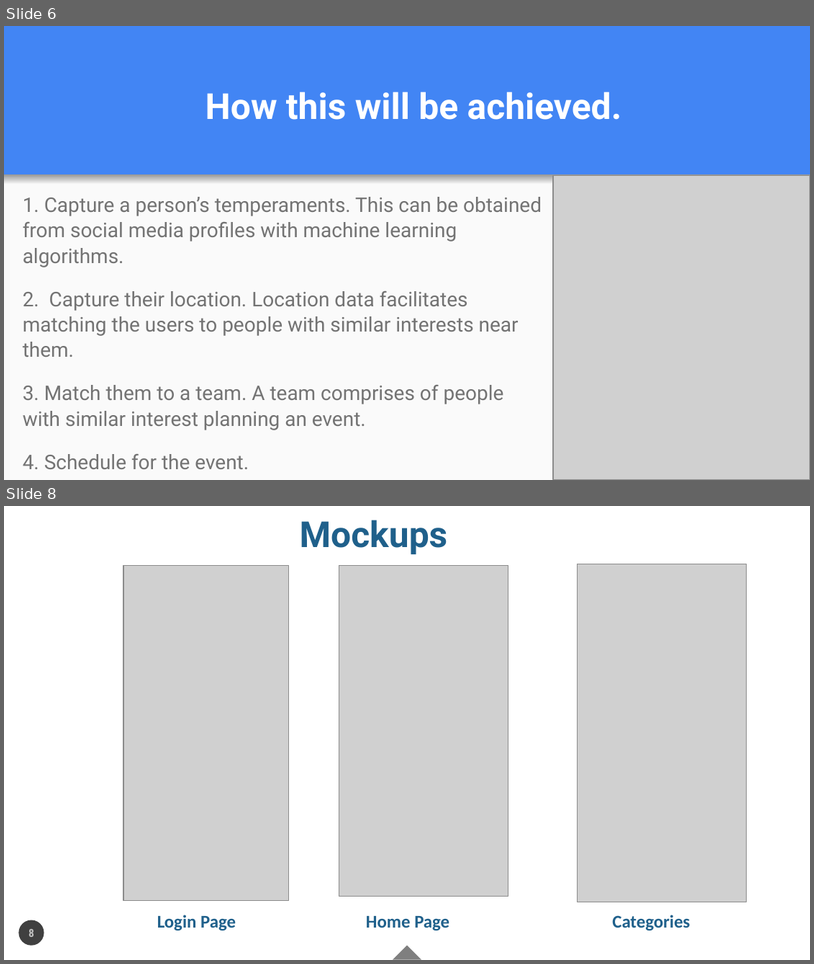
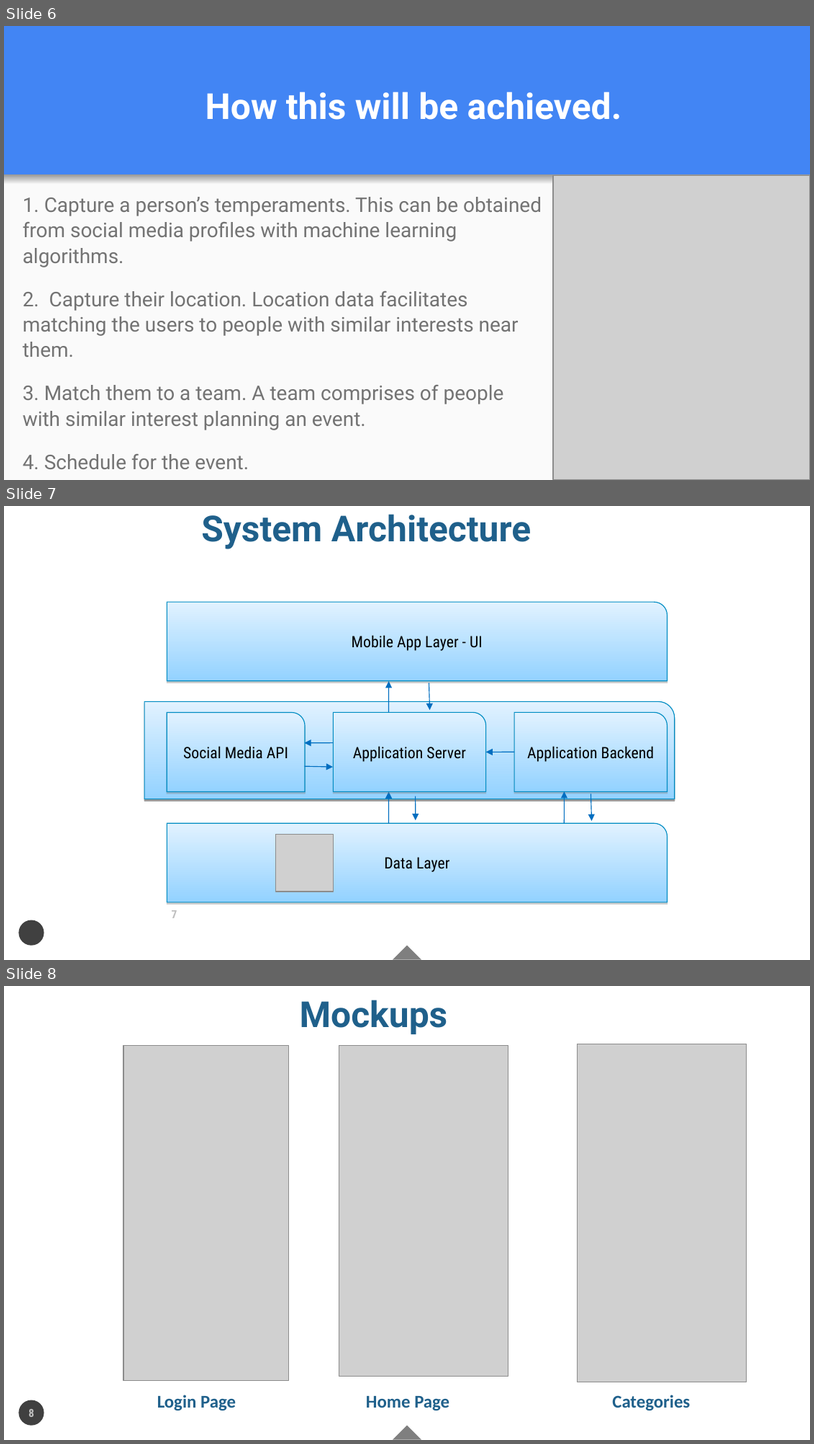
Before and after one commit to nyabuto/FunMoments, a slide deck: Documents/FunSports.ppt. Shown one above the other, each under a label of ours: slides 6 and 8 before the commit, slides 6, 7 and 8 after it; the slides between them are not shown. The pictures are 814x964 and 814x1444 pixels, drawn with LibreOffice and Linux fonts; fonts in the diff are those of the drawing; grey boxes stand for pictures. Boxes give left, top, right and bottom in pixels: in the first picture for what was removed or moved away, otherwise in the second. Text is boxed around its words. In the diff, an @@ line names an element or a change of style, - is before the commit and + after.

Commit message:
Add files via upload
Commit containing an updated system architecture

```diff
--- a/Documents/FunSports.ppt
+++ b/Documents/FunSports.ppt
@@ slide 7 added at [4, 506, 810, 960], background #FFFFFF; not listed: 2 template elements that a slide beside it also shows @@
@@ text added at [201, 514, 531, 549], 32 pt, text #1F608B, bold @@
+System Architecture
@@ freeform shape added at [167, 602, 668, 681], fill gradient #E1F2FF to #93D2FF, outline #008CC3 0.74 pt, 14 pt, text #000000 @@
+Mobile App Layer - UI
@@ arrow added from (388, 713) to (388, 681), #006EC0 0.74 pt @@
@@ arrow added from (429, 682) to (430, 710), #006EC0 0.74 pt @@
@@ freeform shape added at [144, 701, 675, 799], fill gradient #E1F2FF to #93D2FF, outline #008CC3 0.74 pt @@
@@ freeform shape added at [167, 713, 305, 791], fill gradient #E1F2FF to #93D2FF, outline #008CC3 0.74 pt, 14 pt, text #000000 @@
+Social Media API
@@ freeform shape added at [333, 713, 486, 791], fill gradient #E1F2FF to #93D2FF, outline #008CC3 0.74 pt, 14 pt, text #000000 @@
+Application Server
@@ freeform shape added at [514, 713, 668, 791], fill gradient #E1F2FF to #93D2FF, outline #008CC3 0.74 pt, 14 pt, text #000000 @@
+Application Backend
@@ arrow added from (333, 743) to (305, 743), #006EC0 0.74 pt @@
@@ arrow added from (514, 752) to (486, 752), #006EC0 0.74 pt @@
@@ arrow added from (305, 767) to (333, 767), #006EC0 0.74 pt @@
@@ arrow added from (388, 823) to (388, 791), #006EC0 0.74 pt @@
@@ arrow added from (415, 796) to (416, 820), #006EC0 0.74 pt @@
@@ arrow added from (564, 823) to (564, 791), #006EC0 0.74 pt @@
@@ arrow added from (591, 794) to (592, 821), #006EC0 0.74 pt @@
@@ freeform shape added at [167, 823, 668, 902], fill gradient #E1F2FF to #93D2FF, outline #008CC3 0.74 pt, 14 pt, text #000000 @@
+Data Layer
@@ picture added at [275, 834, 333, 891] @@
@@ page number added at [172, 910, 178, 918], 10 pt, text #BFBFBF, bold @@
+7
```
Also in this commit, not shown: 2 slides changed, 1 slide removed.
